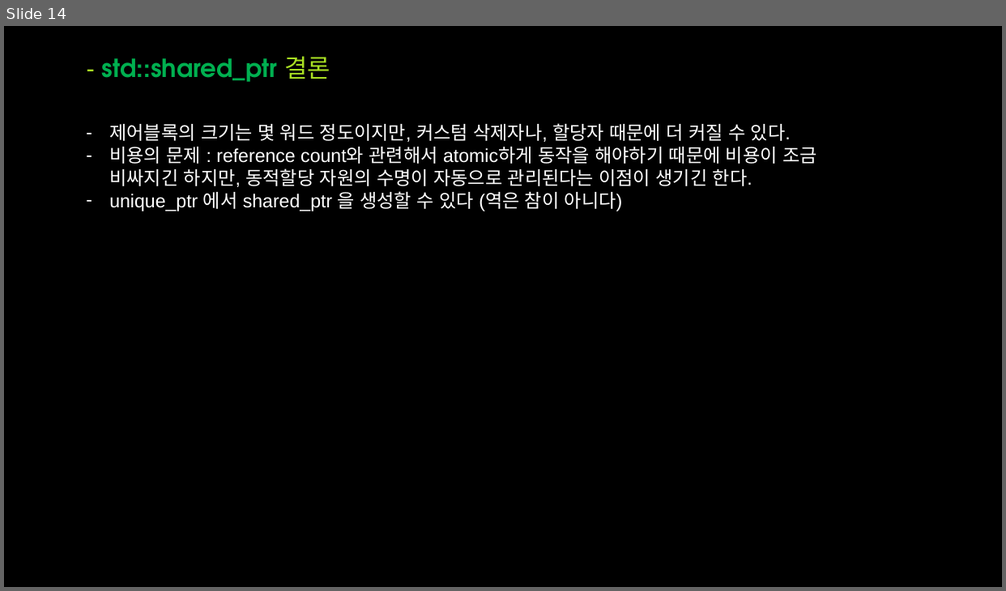
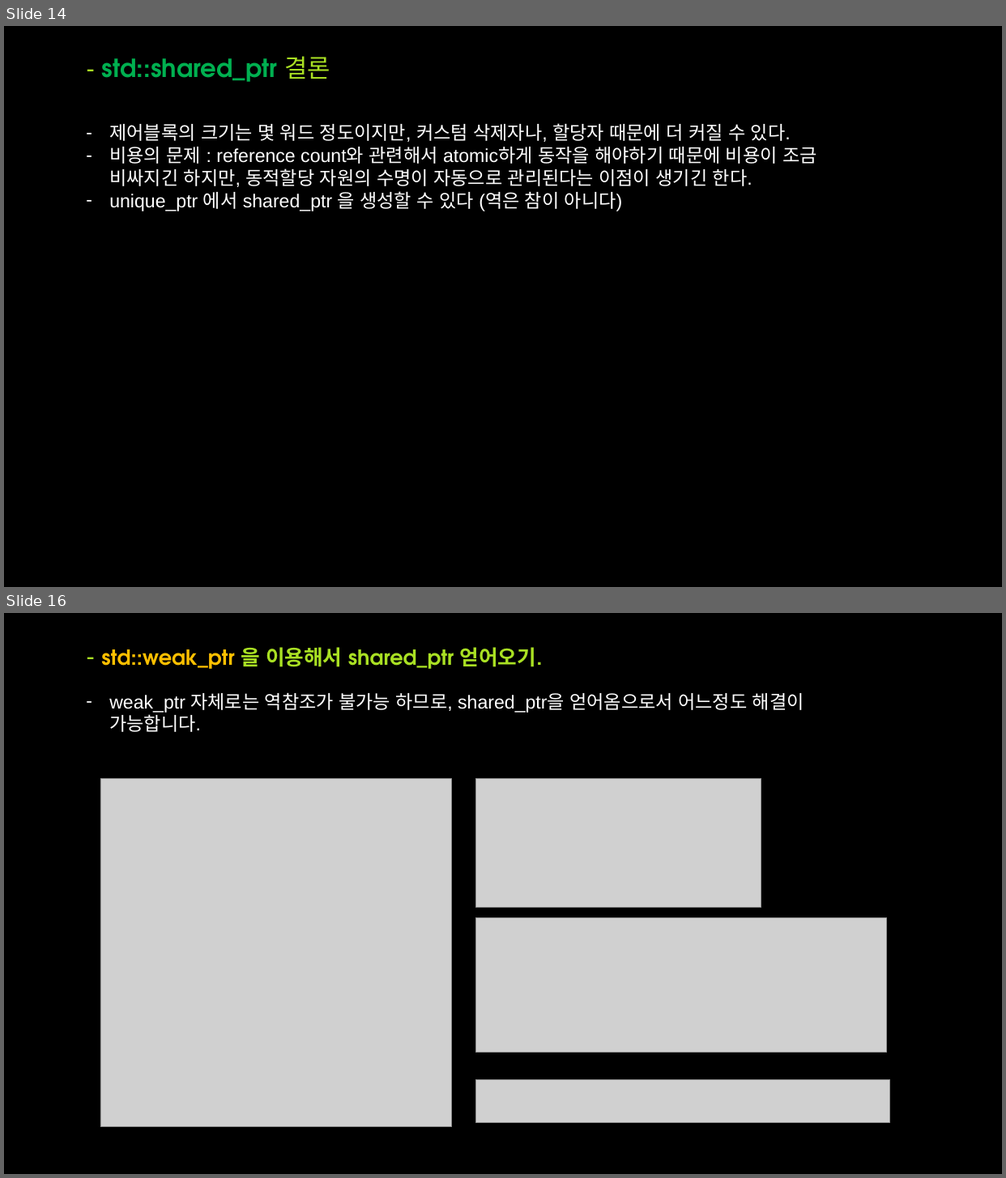
Before and after one commit to OptimizationStudy/Repo2018, a slide deck: PPT/ModernCppStudy_7_(18~22).pptx. Shown one above the other, each under a label of ours: slide 14 before the commit, slides 14 and 16 after it; the slides between them are not shown. The pictures are 1006x591 and 1006x1178 pixels, drawn with LibreOffice and Linux fonts; fonts in the diff are those of the drawing; grey boxes stand for pictures; background and template pictures are left out. Boxes give left, top, right and bottom in pixels: in the first picture for what was removed or moved away, otherwise in the second. Text is boxed around its words. In the diff, an @@ line names an element or a change of style, - is before the commit and + after.

```diff
--- a/PPT/ModernCppStudy_7_(18~22).pptx
+++ b/PPT/ModernCppStudy_7_(18~22).pptx
@@ slide 16 added at <box>4,613,1002,1174</box>, background picture (left out) @@
@@ title added at <box>101,647,543,669</box>, 20 pt, text #A9E023, bold @@
+- std::weak_ptr 을 이용해서 shared_ptr 얻어오기.
@@ text added at <box>109,692,804,732</box>, 18 pt, text #FFFFFF @@
+– weak_ptr 자체로는 역참조가 불가능 하므로, shared_ptr을 얻어옴으로서 어느정도 해결이 가능합니다.
@@ picture added at <box>100,779,452,1127</box> @@
@@ picture added at <box>475,779,761,908</box> @@
@@ picture added at <box>475,918,887,1053</box> @@
@@ picture added at <box>475,1080,889,1122</box> @@
```
Also in this commit, not shown: 15 other slides added.
